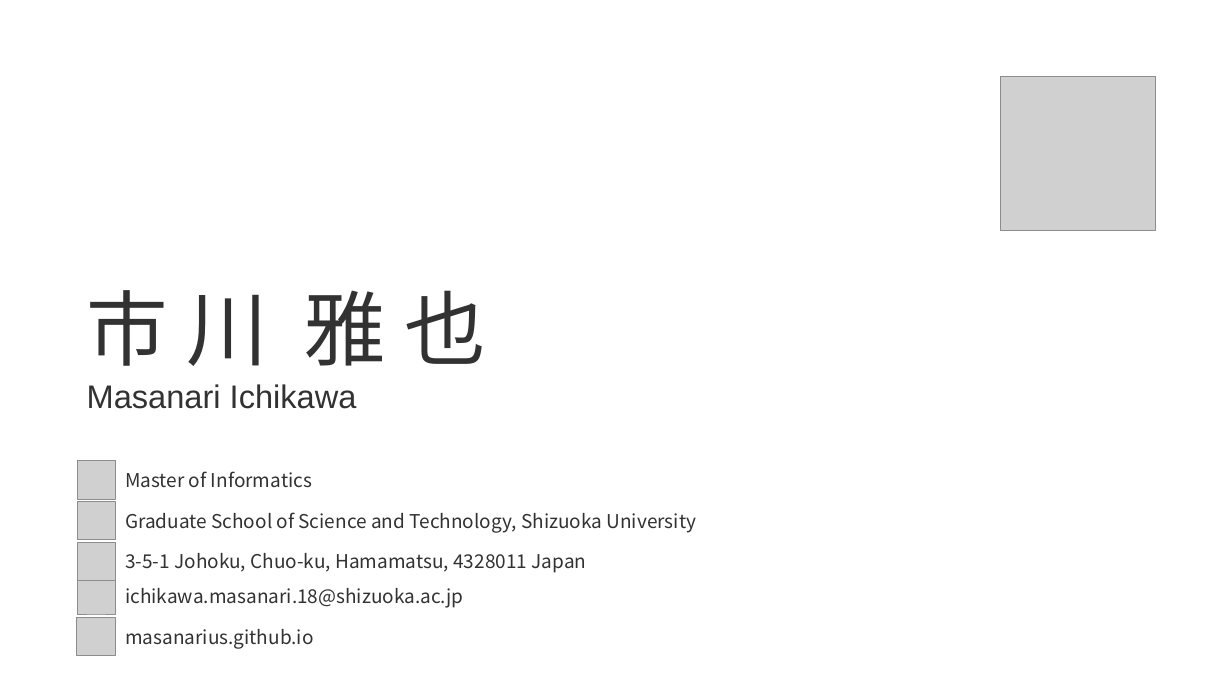
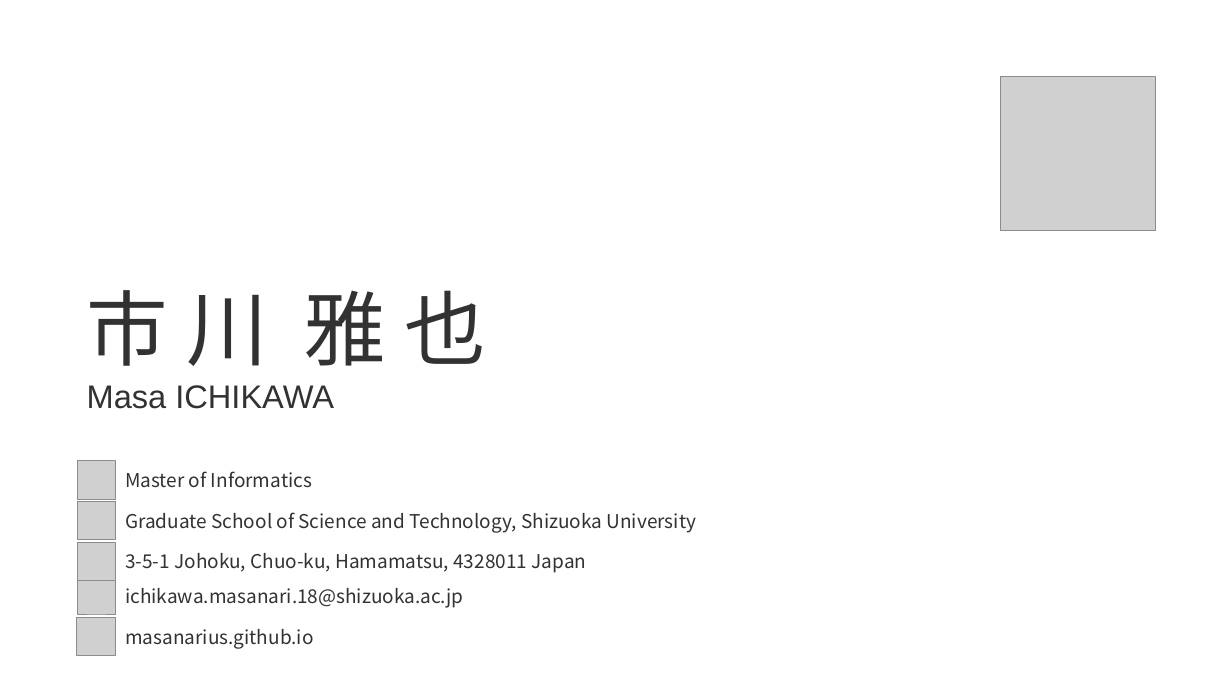
Before and after one commit to masanarius/masanarius.github.io, a slide deck: slide 3 of img/card/businesscard.pptx. Drawn at 1232x693 pixels with LibreOffice and Linux fonts; fonts in the diff are those of the drawing; grey boxes stand for pictures. Boxes give left, top, right and bottom in pixels: in the first picture for what was removed or moved away, otherwise in the second. Text is boxed around its words. In the diff, an @@ line names an element or a change of style, - is before the commit and + after.

```diff
--- a/img/card/businesscard.pptx
+++ b/img/card/businesscard.pptx
@@ text at (87, 385, 334, 409): text changed @@
-Masanari Ichikawa
+Masa ICHIKAWA
```
Also in this commit, not shown: 5 other slides changed, 8 other files.
